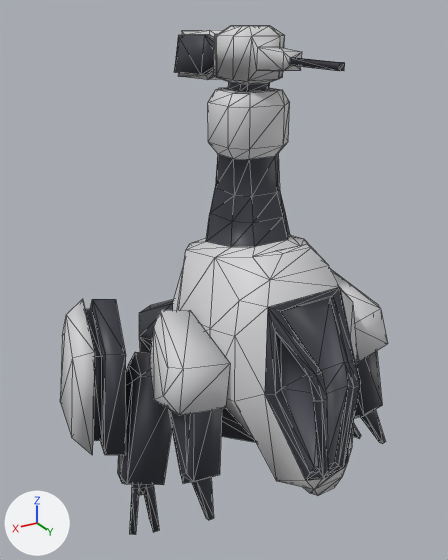
The glTF model assets/models/Engineer.glb, before and after one commit.
Before and after are seen from a 50 mm lens placed at (6.15, 2.68, 6.24), pointed at (0.24, -7.16, 1.32). Lighting does not change. The marker at lower left points along +X, +Y and +Z. Mesh edges are drawn as thin lines. Vertices at the same position are counted once.

Names of what the first picture shows: 'Body'.
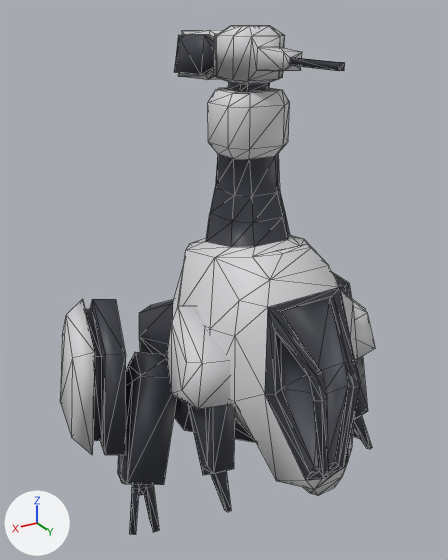
The newer file is also turned or shifted as a whole; pictures and numbers use the older file's frame.

Diff of the bpy script that builds the scene:
```diff
--- a/assets/models/Engineer.glb.py
+++ b/assets/models/Engineer.glb.py
@@ me_sphere @@
 me_sphere.from_pydata(...)  # 546 vertices, 1054 faces; spans x -3.6..3.64, y -9.45..-2.78, z -7.31..1.85
 # used by ob_body; location = (0.0, -0.99, 4.2)
+# me_sphere part 1: the loose piece of 15 vertices spanning x -2.46..-1.32, y -5.91..-3.97, z -4.57..-2.84 is moved by (0.35, 0.0, 0.0)
+# me_sphere part 2: the loose piece of 15 vertices spanning x 1.37..2.5, y -5.91..-3.97, z -4.57..-2.84 is moved by (-0.35, 0.0, 0.0)
+# me_sphere part 3: the loose piece of 27 vertices spanning x -2.26..-1.37, y -5.34..-3.56, z -6.08..-3.21 is scaled about its middle by (0.8, 1, 1), then moved by (0.33, 0.0, 0.0)
+# me_sphere part 4: the loose piece of 27 vertices spanning x -2.26..-1.37, y -5.34..-3.56, z -6.08..-3.21 is copied, and the copy is scaled about its middle by (-0.8, 1, 1), then moved by (3.35, 0.0, 0.0); it spans x 1.18..1.89, y -5.34..-3.56, z -6.08..-3.21
+# me_sphere part 5: the loose piece of 25 vertices spanning x 1.41..2.31, y -5.34..-3.56, z -6.08..-3.21 is deleted
 me_sphere.materials.append(mat_mechmaterial)
```

Where the change shows, as pixel boxes [x1, y1, x2, y2] in the pictures (448 x 560 px; the box of a moved part takes in the faces that stretch with it):
'Body', reshaped: before [60, 26, 388, 535]; after [60, 26, 375, 535]
part 1 of me_sphere, moved or reshaped: before [331, 270, 388, 362]; after [346, 294, 375, 359]
part 2 of me_sphere, moved or reshaped: before [150, 310, 230, 415]; after [167, 306, 233, 409]
part 3 of me_sphere, moved or reshaped: before [354, 351, 386, 444]; after [353, 356, 372, 449]
part 4 of me_sphere, added (black): after [188, 404, 235, 512]
part 5 of me_sphere, deleted (black): before [168, 409, 222, 520]
